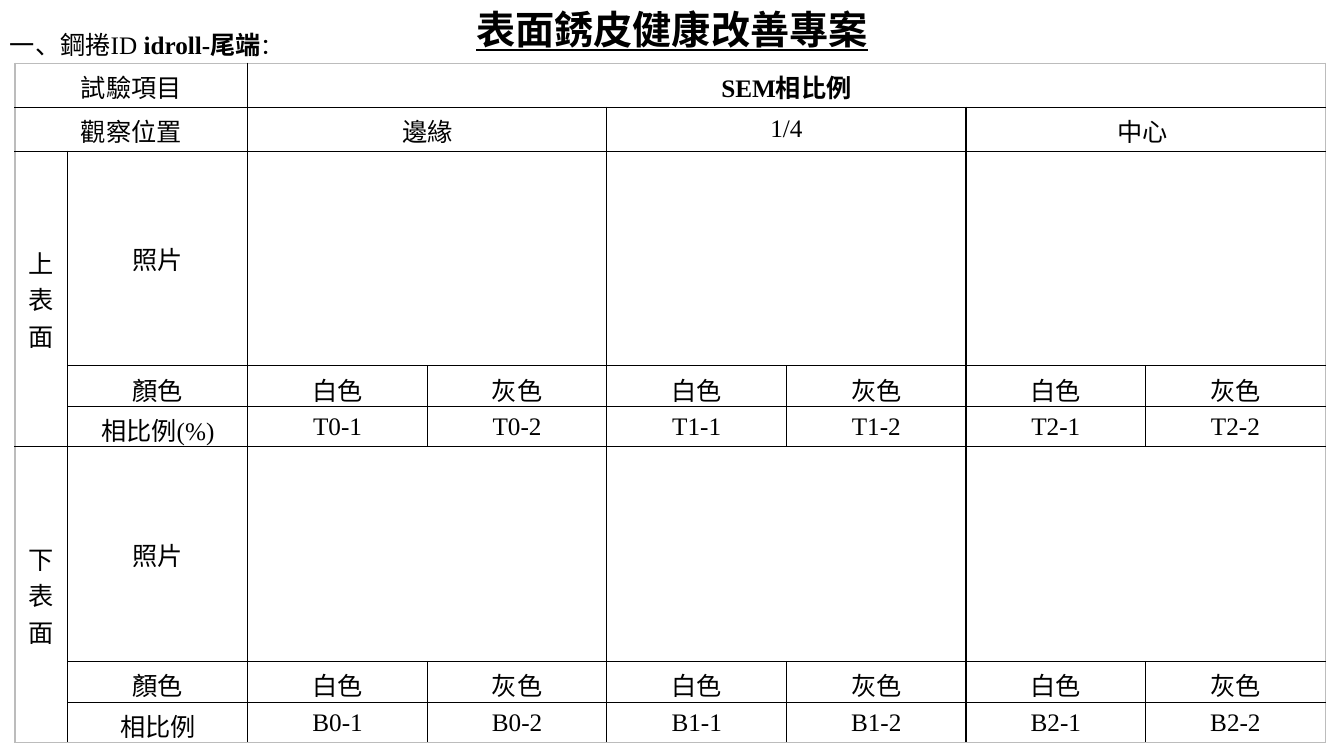
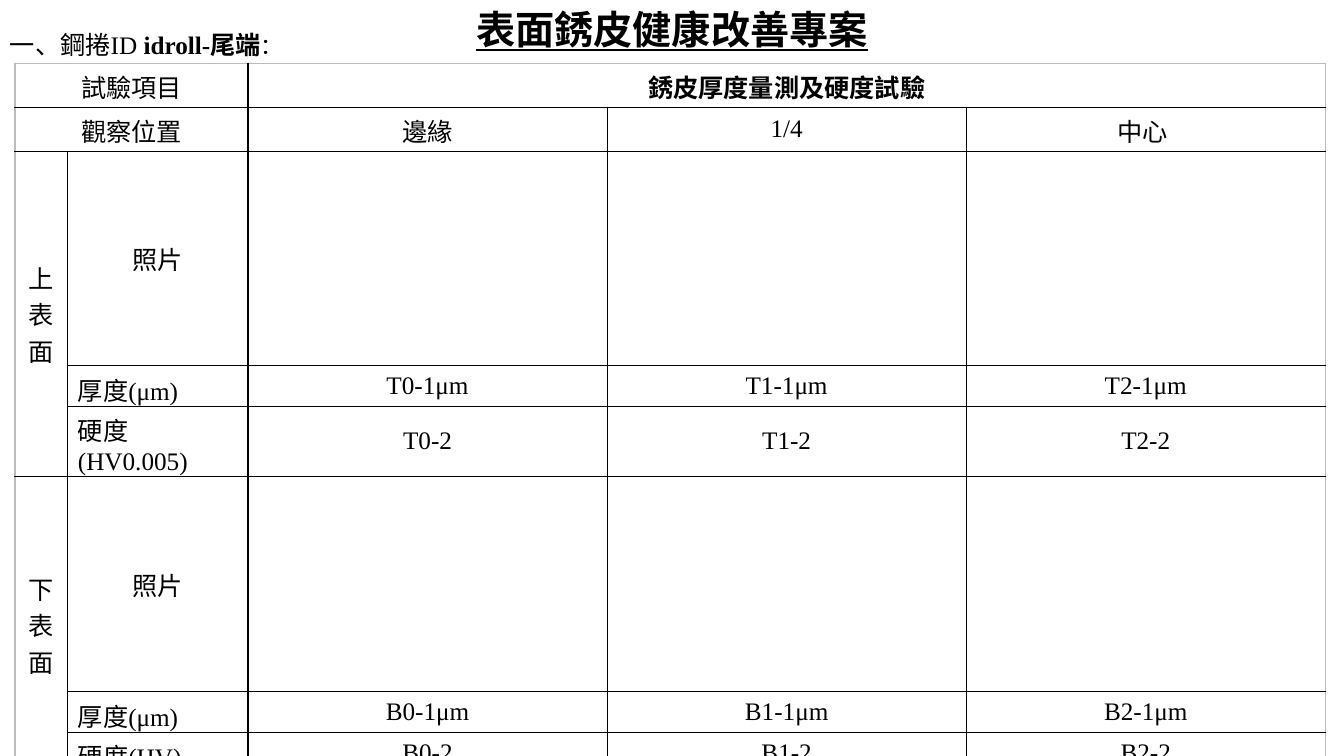
Before and after one commit to PATCoder97/KnowledgeSystem, a slide deck: slide 6 of KnowledgeSystem/AppResources/403_03_SurfaceRustHealth.pptx. Drawn at 1344x756 pixels with LibreOffice and Linux fonts; fonts in the diff are those of the drawing. Boxes give left, top, right and bottom in pixels: in the first picture for what was removed or moved away, otherwise in the second. Text is boxed around its words. In the diff, an @@ line names an element or a change of style, - is before the commit and + after.

```diff
--- a/KnowledgeSystem/AppResources/403_03_SurfaceRustHealth.pptx
+++ b/KnowledgeSystem/AppResources/403_03_SurfaceRustHealth.pptx
@@ table at box(15, 64, 1325, 743) @@
-column 2:  |  | 照片 | 顏色 | 相比例(%) | 照片 | 顏色 | 相比例
-column 3: SEM相比例 | 邊緣 |  | 白色 | T0-1 |  | 白色 | B0-1
-column 4:  |  |  | 灰色 | T0-2 |  | 灰色 | B0-2
-column 5:  | 1/4 |  | 白色 | T1-1 |  | 白色 | B1-1
-column 6:  |  |  | 灰色 | T1-2 |  | 灰色 | B1-2
-column 7:  | 中心 |  | 白色 | T2-1 |  | 白色 | B2-1
-column 8:  |  |  | 灰色 | T2-2 |  | 灰色 | B2-2
+column 2:  |  | 照片 | 厚度(μm) | 硬度(HV0.005) | 照片 | 厚度(μm) | 硬度(HV)
+column 3: 銹皮厚度量測及硬度試驗 | 邊緣 |  | T0-1μm | T0-2 |  | B0-1μm | B0-2
+column 4:  | 1/4 |  | T1-1μm | T1-2 |  | B1-1μm | B1-2
+column 5:  | 中心 |  | T2-1μm | T2-2 |  | B2-1μm | B2-2
```
Also in this commit, not shown: 2 other slides changed, 5 other files.
